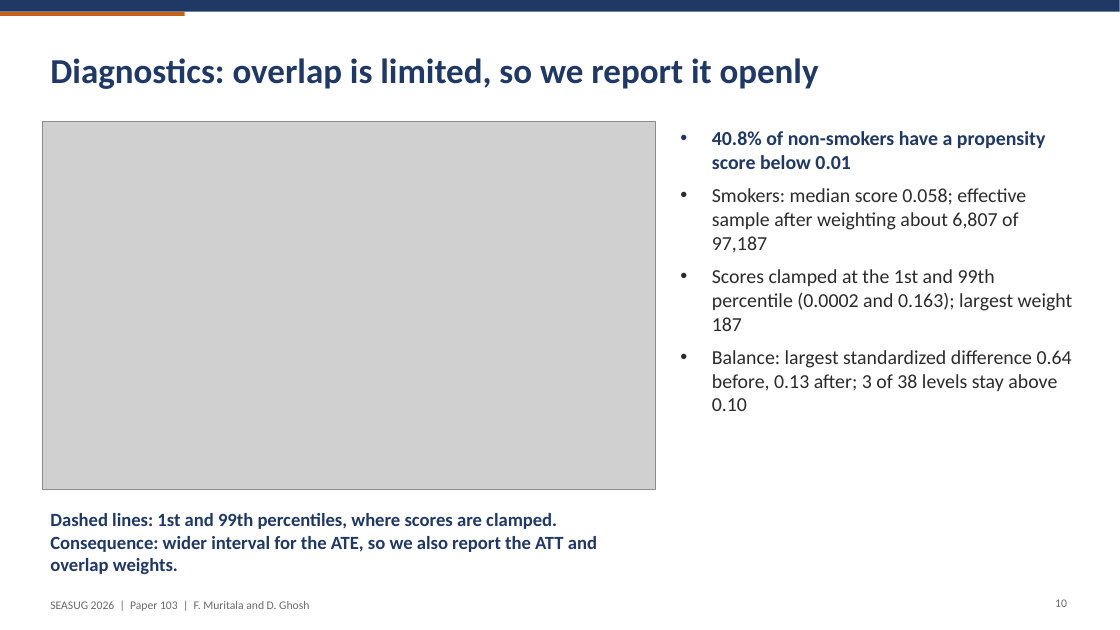
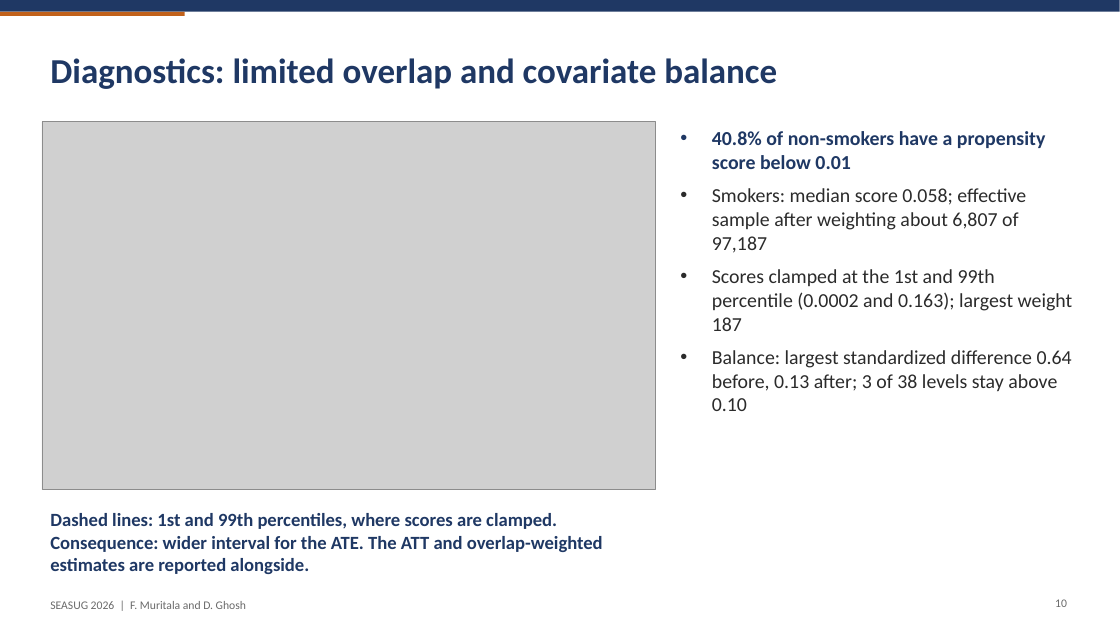
Before and after one commit to fmurital/Causal-Inference-, a slide deck: slide 10 of slides/SEASUG2026_Slides_Muritala_Ghosh.pptx. Drawn at 1120x630 pixels with LibreOffice and Linux fonts; fonts in the diff are those of the drawing; grey boxes stand for pictures. Boxes give left, top, right and bottom in pixels: in the first picture for what was removed or moved away, otherwise in the second. Text is boxed around its words. In the diff, an @@ line names an element or a change of style, - is before the commit and + after.

Commit message:
Final SEASUG 2026 materials: impersonal paper typeset in LaTeX, updated slides, README and figure fix

```diff
--- a/slides/SEASUG2026_Slides_Muritala_Ghosh.pptx
+++ b/slides/SEASUG2026_Slides_Muritala_Ghosh.pptx
@@ title at (50,58,777,89): text changed @@
-Diagnostics: overlap is limited, so we report it openly
+Diagnostics: limited overlap and covariate balance
@@ text at (50,513,603,574): text changed @@
-Dashed lines: 1st and 99th percentiles, where scores are clamped. Consequence: wider interval for the ATE, so we also report the ATT and overlap weights.
+Dashed lines: 1st and 99th percentiles, where scores are clamped. Consequence: wider interval for the ATE. The ATT and overlap-weighted estimates are reported alongside.
@@ text at (50,601,246,609): text changed @@
-SEASUG 2026 | Paper 103 | F. Muritala and D. Ghosh
+SEASUG 2026 | F. Muritala and D. Ghosh
```
Also in this commit, not shown: 14 other slides changed, 15 other files.
